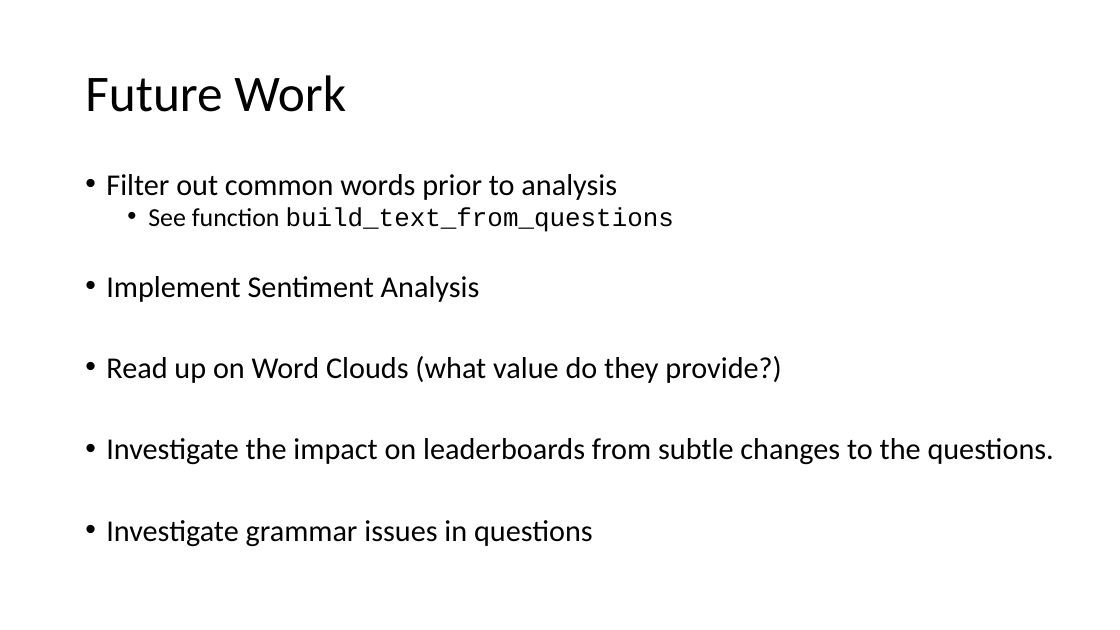
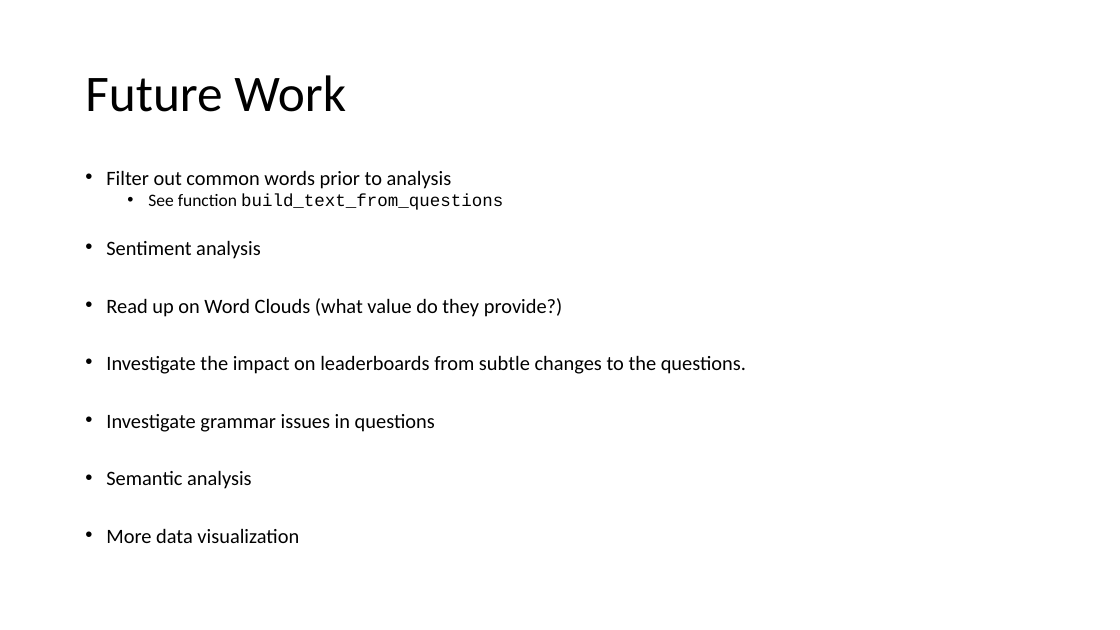
Before and after one commit to nicomp42/CCSCMW2024, a slide deck: slide 20 of CCSC-MW Fall 2024 Conference Tutorial.pptx. Drawn at 1120x630 pixels with LibreOffice and Linux fonts; fonts in the diff are those of the drawing. Boxes give left, top, right and bottom in pixels: in the first picture for what was removed or moved away, otherwise in the second. Text is boxed around its words. In the diff, an @@ line names an element or a change of style, - is before the commit and + after.

Commit message:
Updated slides, deleted some unused data, moved the pre-baked notebooks

```diff
--- a/CCSC-MW Fall 2024 Conference Tutorial.pptx
+++ b/CCSC-MW Fall 2024 Conference Tutorial.pptx
@@ text at box(106, 170, 746, 432): size 25.9 to 17.5 pt in "Filter out common words prior to analysis", "Read up on Word Clouds (what value ...", "Investigate the impact on leaderboards from subtle ...", "Investigate grammar issues in questions"; size 22.2 to 15 pt in "See function build_text_from_questions"; line spacing 0.8 to 0.7 @@
@@ text at box(106, 240, 261, 259): text changed; size 25.9 to 17.5 pt @@
-• Implement Sentiment Analysis
+• Sentiment analysis
@@ text at box(106, 470, 299, 543): paragraphs added @@
+• Semantic analysis
+• More data visualization
```
Also in this commit, not shown: 4 other slides changed, 1 slide removed, 42 other files.
